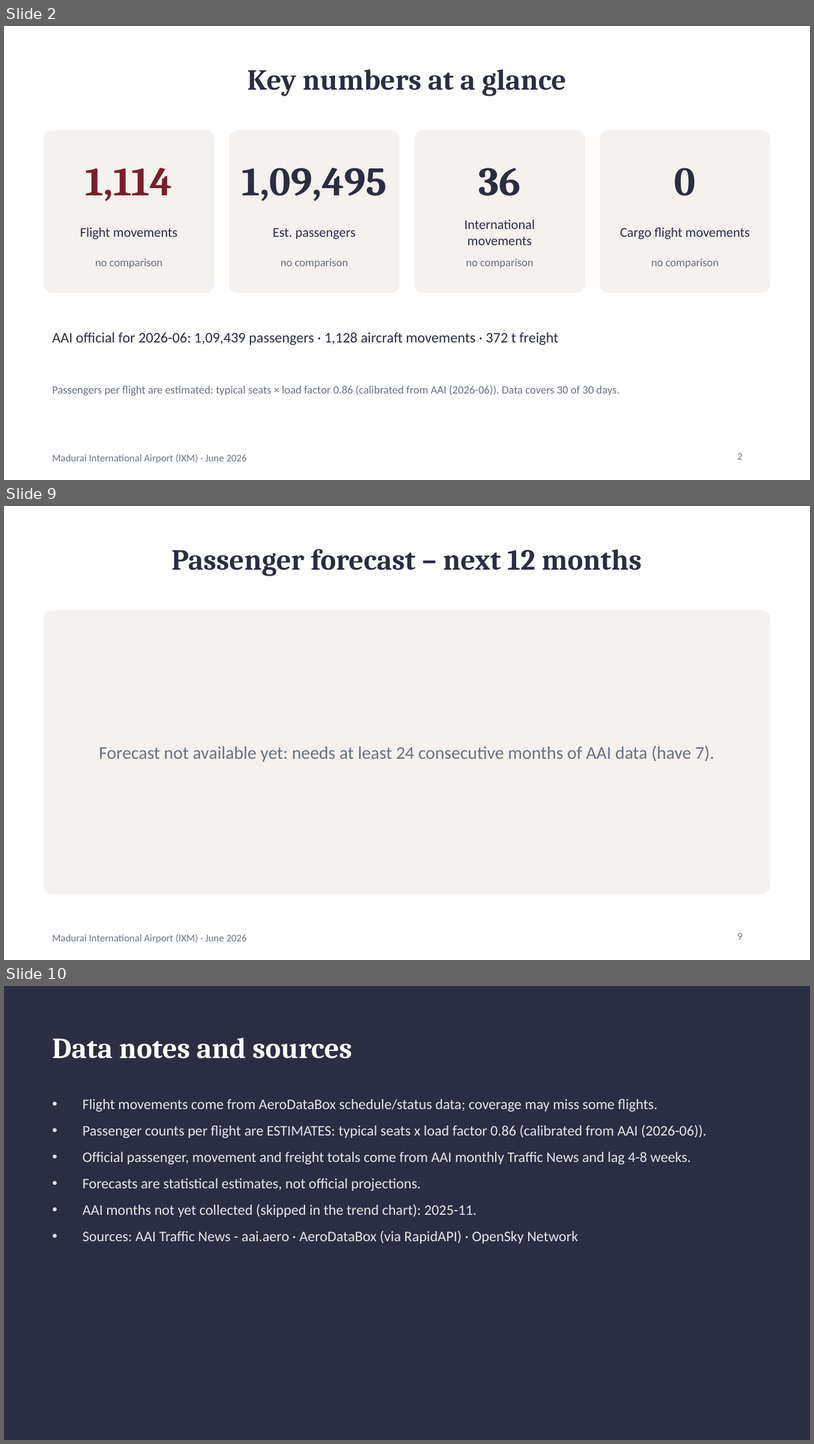
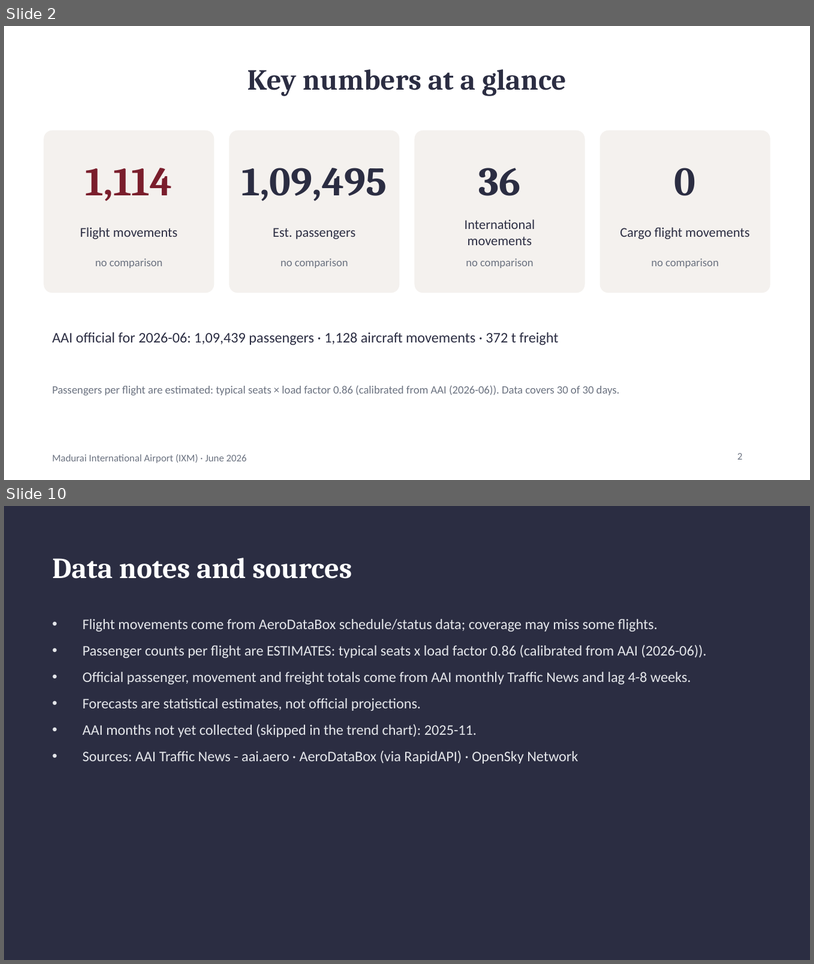
Before and after one commit to jarunprasath/madurai-airport-tracker, a slide deck: reports/IXM_monthly_report_2026-06.pptx. Shown one above the other, each under a label of ours: slides 2, 9 and 10 before the commit, slides 2 and 10 after it; the slides between them are not shown. The pictures are 814x1444 and 814x964 pixels, drawn with LibreOffice and Linux fonts; fonts in the diff are those of the drawing. Boxes give left, top, right and bottom in pixels: in the first picture for what was removed or moved away, otherwise in the second. Text is boxed around its words. In the diff, an @@ line names an element or a change of style, - is before the commit and + after.

```diff
--- a/reports/IXM_monthly_report_2026-06.pptx
+++ b/reports/IXM_monthly_report_2026-06.pptx
@@ slide 9 removed at [4,506,810,960], background #FFFFFF; not listed: 1 template element that a slide beside it also shows @@
@@ title removed at [171,549,642,576] @@
-Passenger forecast – next 12 months
@@ rounded rectangle removed at [44,611,770,893] @@
@@ text removed at [99,745,715,762] @@
-Forecast not available yet: needs at least 24 consecutive months of AAI data (have 7).
@@ page number removed at [738,933,743,939] @@
-9
```
Also in this commit, not shown: 6 slides changed, 1 slide added, 25 other files.
